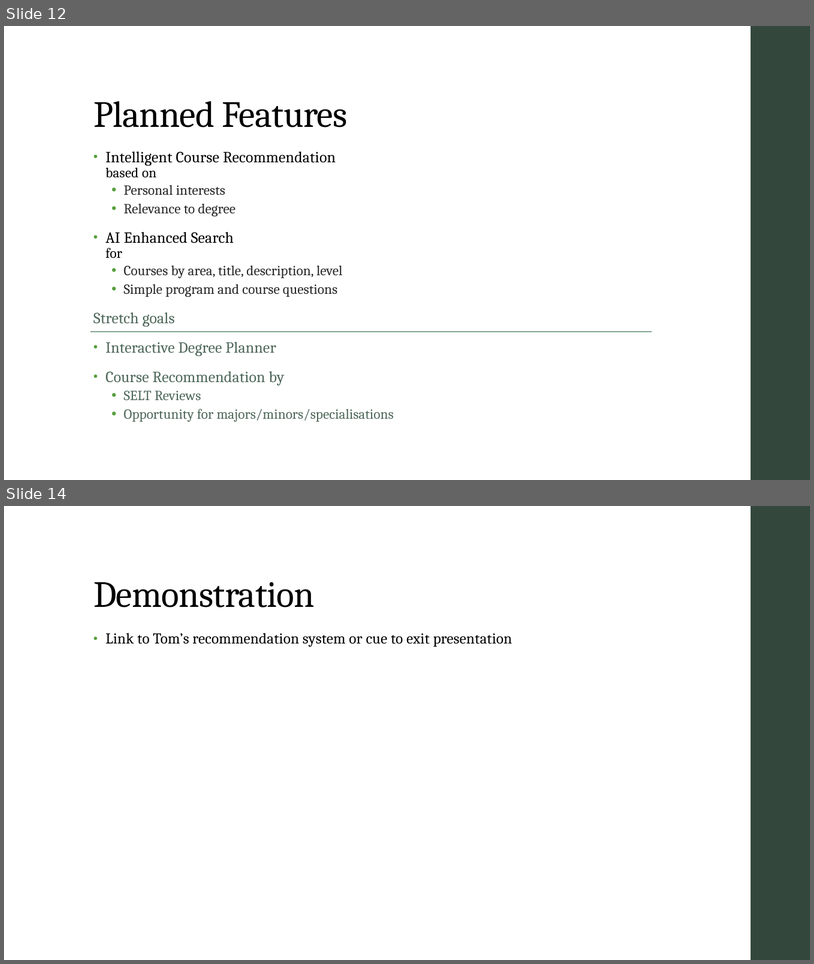
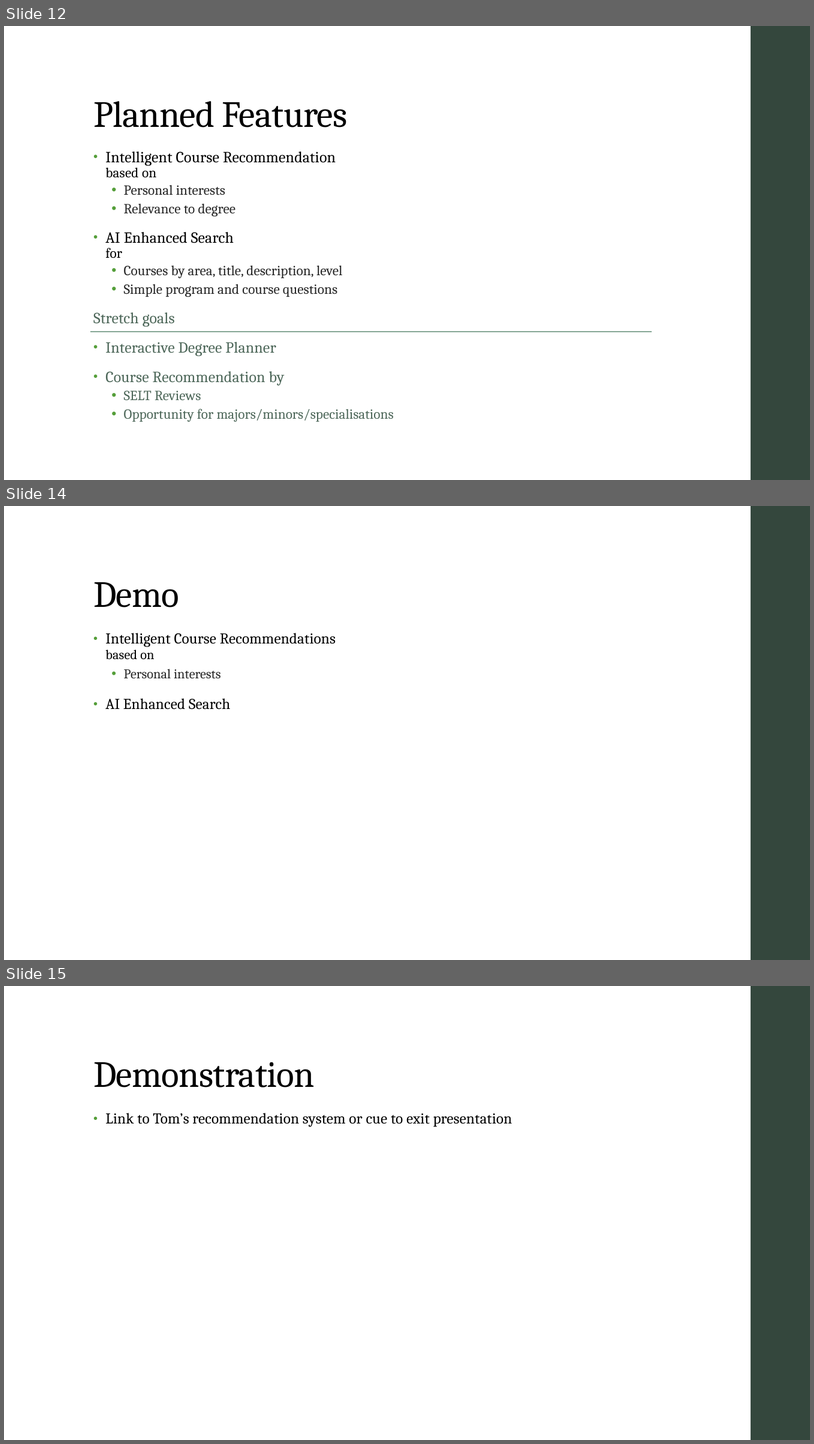
Before and after one commit to AICourseSelection/courseai, a slide deck: Documentation/Audit_2/Powerpoint/Audit_Presentation.pptx. Shown one above the other, each under a label of ours: slides 12 and 14 before the commit, slides 12, 14 and 15 after it; the slides between them are not shown. The pictures are 814x964 and 814x1444 pixels, drawn with LibreOffice and Linux fonts; fonts in the diff are those of the drawing. Boxes give left, top, right and bottom in pixels: in the first picture for what was removed or moved away, otherwise in the second. Text is boxed around its words. In the diff, an @@ line names an element or a change of style, - is before the commit and + after.

```diff
--- a/Documentation/Audit_2/Powerpoint/Audit_Presentation.pptx
+++ b/Documentation/Audit_2/Powerpoint/Audit_Presentation.pptx
@@ slide 14 added at [4,506,810,960], background #FFFFFF; not listed: 1 template element that a slide beside it also shows @@
@@ title added at [93,582,179,607], 44 pt, text #000000 @@
+Demo
@@ text added at [105,633,336,709], 18 pt, text #000000 @@
+• Intelligent Course Recommendations
+  based on
+  • Personal interests
+• AI Enhanced Search
@@ what was slide 14 is now slide 15 @@
```
Also in this commit, not shown: 1 slide changed, 1 other slide added, 1 slide removed, 1 other file.
